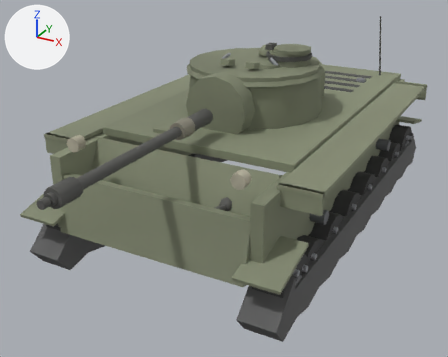
What one commit did to the glTF model client/assets/models/kv1.glb.
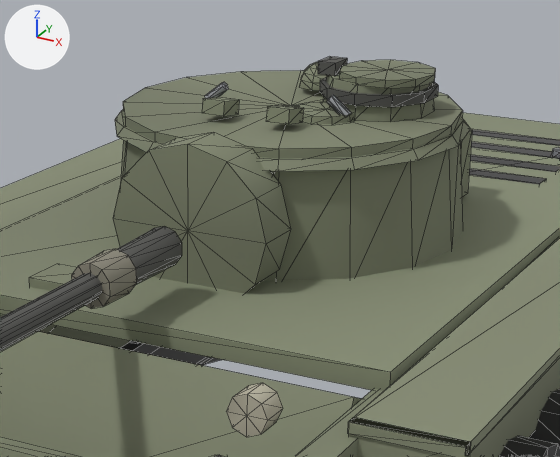
The first picture shows the older version from a 50 mm camera at (4.47, -9.39, 5.17) aimed at (-0.08, -1.12, 1.04). The close-ups show the older and then the newer version on the part from 32% to 80% of the width and 6% to 55% of the height of that picture. Only the edits that show in the close-ups are written down. Every picture has the same lights, and +X, +Y and +Z are marked at upper left. The close-ups show mesh edges as thin lines. Where no turn or scale is listed for an object, it has been applied to the vertices. Vertices at exactly the same position are counted once.

Objects in the first close-up: 'barrel', 'glacis', 'hullSide', 'hullTop', 'lowerPlate', 'mantlet', 'tracks', 'turretFront', 'turretRoof', 'turretSide', 'wheel10', 'wheel11' and 1 more.
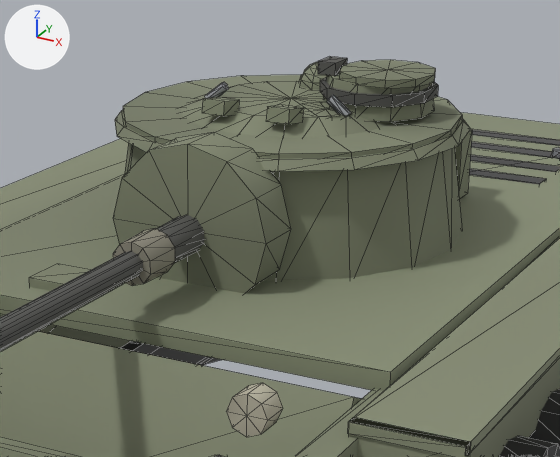
Where the change shows, as pixel boxes (x1, y1, x2, y2) in the close-ups (560 x 457 px; the box of a moved part takes in the faces that stretch with it):
'turretRoof', reshaped
    before: (123, 56, 463, 159)
    after: (123, 56, 462, 159)
'barrel', moved
    before: (0, 226, 182, 352)
    after: (0, 215, 204, 352)
part 1 of me_mesh_25, moved or reshaped
    before: (123, 70, 463, 158)
    after: (123, 75, 462, 158)
part 2 of me_mesh_25, added
    after: (181, 81, 395, 138)

What the commit changed:
me_mesh_25 is used by ob_turretroof; location (0.0, -0.2, 1.955).
me_mesh_25 had 217 vertices, 380 faces and spanned x -1.09..1.09, y -1.09..1.09, z 0.76..1.16.
me_mesh_25 now has 253 vertices, 444 faces and spans x -1.09..1.09, y -1.09..1.09, z 0.71..1.16.
me_mesh_25 part 1: the loose piece of 36 vertices spanning x -1.09..1.09, y -1.09..1.09, z 0.76..0.86 is moved by (0.0, 0.0, -0.02).
me_mesh_25 part 2: a new loose piece of 36 vertices spanning x -1.01..1.01, y -1.01..1.01, z 0.71..0.91, in mat_turretroof_mat.
Object 'barrel' (ob_barrel) moves from (0.0, -1.85, 2.33) to (0.0, -1.43, 2.33).
